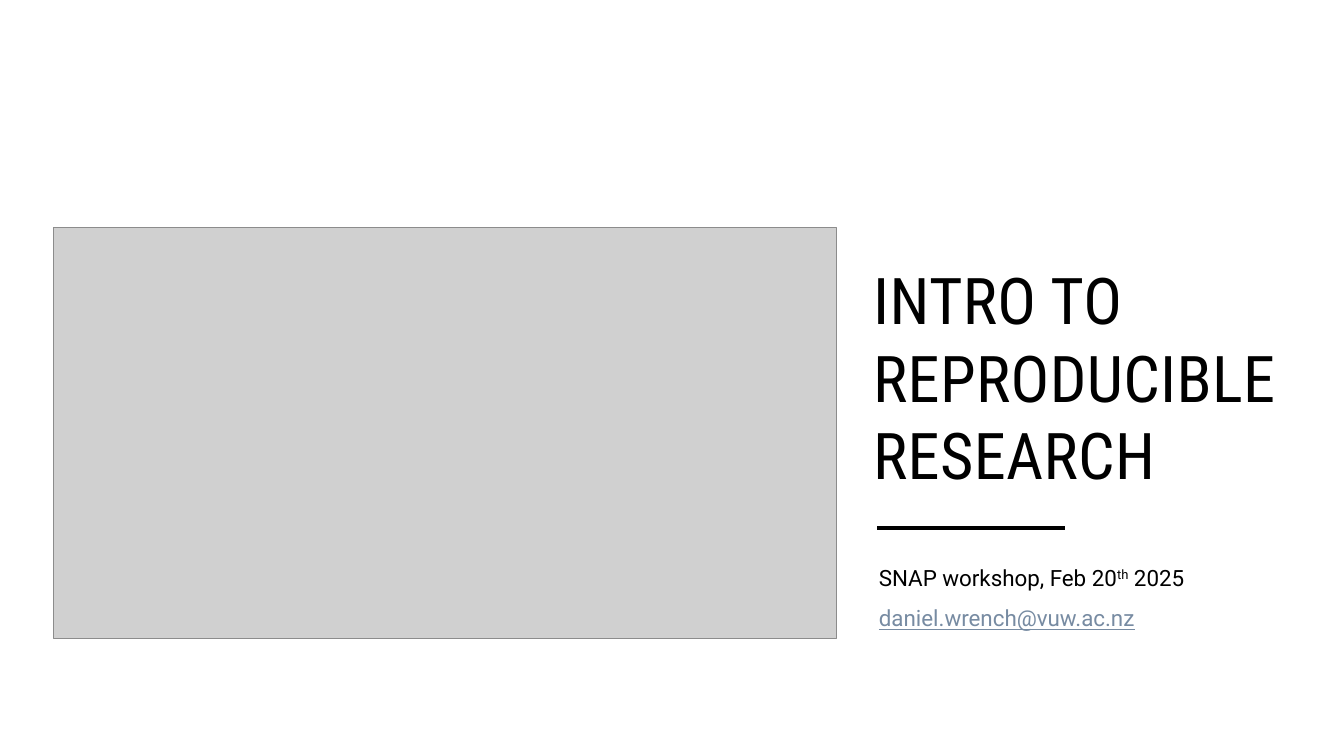
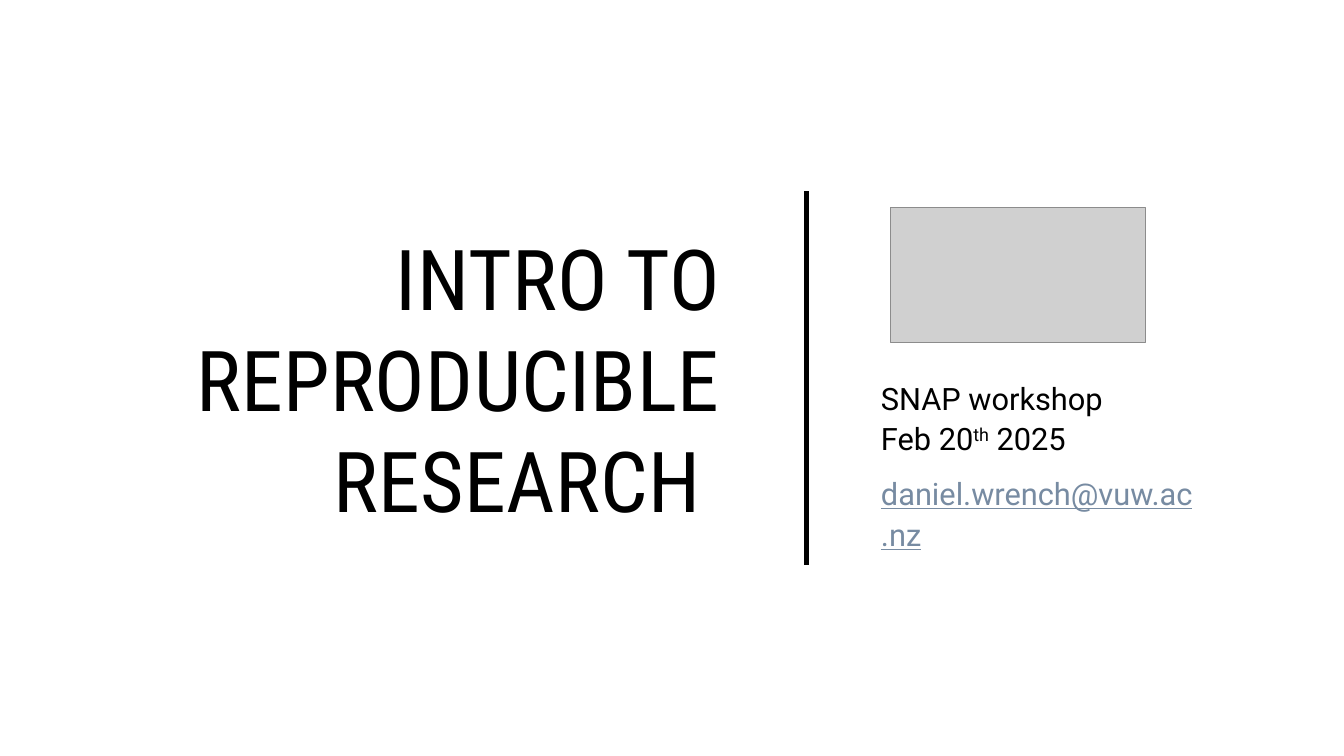
Before and after one commit to daniel-wrench/snap-research-template, a slide deck: slide 1 of doc/workshop_slides.pptx. Drawn at 1344x756 pixels with LibreOffice and Linux fonts; fonts in the diff are those of the drawing; grey boxes stand for pictures. Boxes give left, top, right and bottom in pixels: in the first picture for what was removed or moved away, otherwise in the second. Text is boxed around its words. In the diff, an @@ line names an element or a change of style, - is before the commit and + after.

```diff
--- a/doc/workshop_slides.pptx
+++ b/doc/workshop_slides.pptx
@@ title "INTRO TO REPRODUCIBLE RESEARCH": place and size @@
-title "INTRO TO REPRODUCIBLE RESEARCH" at box(873, 277, 1275, 480)
+title "INTRO TO REPRODUCIBLE RESEARCH" at box(196, 249, 720, 513)
@@ title "INTRO TO REPRODUCIBLE RESEARCH" at box(196, 249, 720, 513): size 46 to 60 pt; alignment left to right; vertical alignment bottom to middle @@
@@ line added from (807, 565) to (807, 192), #000000 3.5 pt @@
@@ picture: place and size @@
-picture at box(53, 228, 836, 638)
+picture at box(890, 208, 1146, 342)
@@ subtitle "SNAP workshop Feb 20th 2025": place and size @@
-subtitle "SNAP workshop Feb 20th 2025" at box(879, 569, 1184, 631)
+subtitle "SNAP workshop Feb 20th 2025" at box(881, 387, 1192, 550)
@@ subtitle "SNAP workshop Feb 20th 2025" at box(881, 387, 1192, 550): vertical alignment top to middle @@
@@ subtitle at box(881, 387, 1102, 451): text changed; size 16 to 22 pt @@
-SNAP workshop, Feb 20th 2025
+SNAP workshop
+Feb 20th 2025
@@ subtitle at box(881, 482, 1192, 550): size 16 to 22 pt in "daniel.wrench@vuw.ac.nz"; line spacing 1 to 1.1 @@
@@ line removed from (878, 528) to (1066, 528) @@
```
Also in this commit, not shown: 3 other slides changed, 5 slides added, 3 other files.
